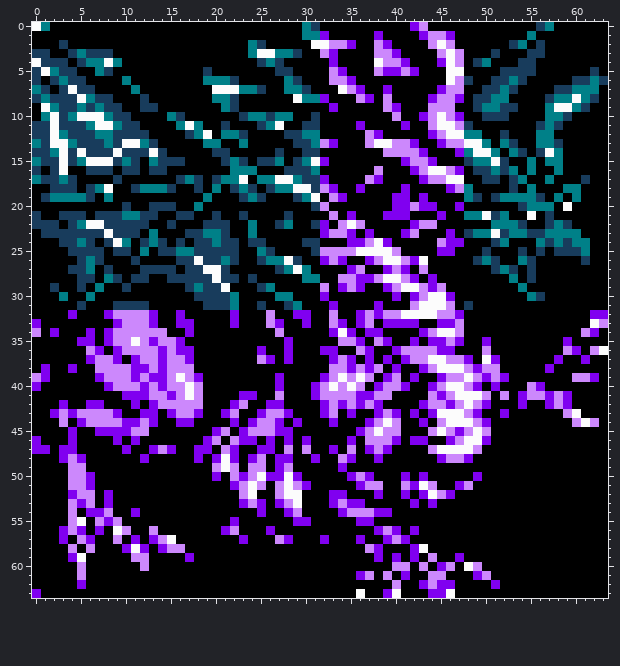
Pixel-art sprite: FF1Lib/imagedata/bosses/H.DRAGON.png. That is the earlier state.
The file is 64x64 pixels.
After the commit:
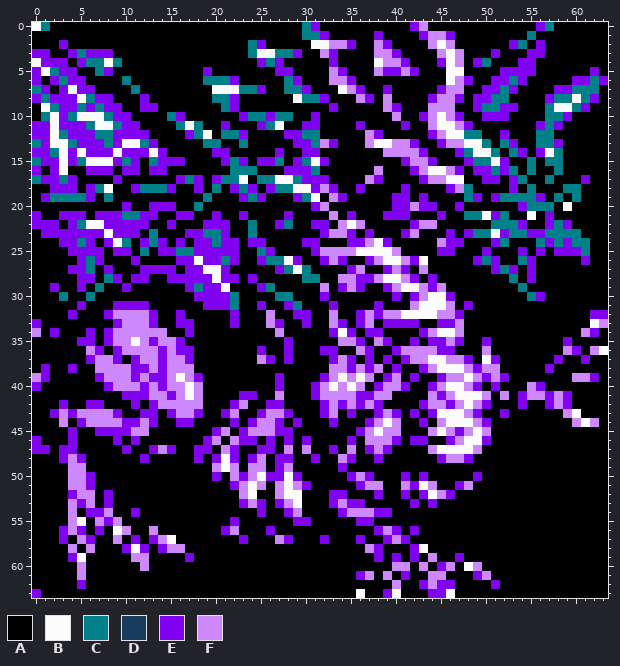
Palette (. is transparent): A #000000  B #fcfcfc  C #008088  D #183c5c  E #8000f0  F #cc88fc
From old to new:
y 0: x 31 D -> E; x 56 D -> E
y 2: x 3 D -> E; x 25 D -> E; x 53 D -> E; x 56 D -> E
y 3: x 0..1 DD -> EE; x 4 D -> E; x 6..8 DDD -> EEE; x 29 D -> E; x 51 D -> E; x 55..56 DD -> EE
y 4: x 1..3 DDD -> EEE; x 5 D -> E; x 25 D -> E; x 27 D -> E; x 49 D -> E; x 54..55 DD -> EE
y 5: x 0 D -> E; x 3..4 DD -> EE; x 8 D -> E; x 19 D -> E; x 27..28 DD -> EE; x 52..55 DDDD -> EEEE; x 62 D -> E
y 6: x 0 D -> E; x 2 D -> E; x 4..5 DD -> EE; x 22 D -> E; x 29 D -> E; x 48 D -> E; x 51..52 DD -> EE; x 54 D -> E; x 60..61 DD -> EE; x 63 D -> E
y 7: x 1 D -> E; x 3 D -> E; x 5..6 DD -> EE; x 25 D -> E; x 30 D -> E; x 50..51 DD -> EE; x 53 D -> E; x 58..59 DD -> EE
y 8: x 0 D -> E; x 2..4 DDD -> EEE; x 7..8 DD -> EE; x 12 D -> E; x 22 D -> E; x 49..50 DD -> EE; x 57 D -> E; x 62 D -> E
y 9: x 3..4 DD -> EE; x 6 D -> E; x 8..9 DD -> EE; x 12..13 DD -> EE; x 22 D -> E; x 49 D -> E; x 52..53 DD -> EE; x 61 D -> E
y 10: x 3 D -> E; x 9..10 DD -> EE; x 16 D -> E; x 23 D -> E; x 26 D -> E; x 31 D -> E; x 50..52 DDD -> EEE; x 59 D -> E
y 11: x 0..1 DD -> EE; x 3..5 DDD -> EEE; x 10..11 DD -> EE; x 21 D -> E; x 25 D -> E; x 30..31 DD -> EE; x 48 D -> E; x 56 D -> E; x 58 D -> E
y 12: x 0..1 DD -> EE; x 4..6 DDD -> EEE; x 9..12 DDDD -> EEEE; x 17 D -> E; x 23 D -> E; x 28..29 DD -> EE; x 52 D -> E
y 13: x 1 D -> E; x 5..7 DDD -> EEE; x 9 D -> E; x 13 D -> E; x 29..30 DD -> EE; x 53 D -> E; x 58 D -> E
y 14: x 0..1 DD -> EE; x 4 D -> E; x 6..8 DDD -> EEE; x 10..12 DDD -> EEE; x 14 D -> E; x 20..21 DD -> EE; x 27 D -> E; x 30..31 DD -> EE; x 54 D -> E; x 56 D -> E
y 15: x 1..2 DD -> EE; x 4 D -> E; x 9 D -> E; x 11 D -> E; x 14..16 DDD -> EEE; x 21 D -> E; x 23 D -> E; x 25..26 DD -> EE; x 29 D -> E; x 48 D -> E; x 52 D -> E
y 16: x 0 D -> E; x 2 D -> E; x 6..8 DDD -> EEE; x 10..11 DD -> EE; x 13..14 DD -> EE; x 28..30 DDD -> EEE; x 49..50 DD -> EE; x 52 D -> E
y 17: x 1..2 DD -> EE; x 4 D -> E; x 9 D -> E; x 16 D -> E; x 18 D -> E; x 20 D -> E; x 30..31 DD -> EE; x 50..51 DD -> EE; x 53 D -> E; x 61 D -> E
y 18: x 2..4 DDD -> EEE; x 6 D -> E; x 11 D -> E; x 15 D -> E; x 18 D -> E; x 22 D -> E; x 24 D -> E; x 26 D -> E; x 31 D -> E; x 53 D -> E
y 19: x 1 D -> E; x 6 D -> E; x 23 D -> E; x 25 D -> E; x 29 D -> E; x 49 D -> E; x 51 D -> E; x 56 D -> E
y 20: x 10 D -> E; x 13..15 DDD -> EEE; x 31 D -> E; x 54 D -> E
y 21: x 0 D -> E; x 3..5 DDD -> EEE; x 7..9 DDD -> EEE; x 12..13 DD -> EE; x 16..17 DD -> EE; x 20 D -> E; x 23 D -> E; x 28 D -> E; x 51 D -> E; x 57 D -> E
y 22: x 0..2 DDD -> EEE; x 4 D -> E; x 8..12 DDDDD -> EEEEE; x 15 D -> E; x 19..21 DDD -> EEE; x 27 D -> E; x 31 D -> E; x 54 D -> E; x 57 D -> E; x 59 D -> E
y 23: x 1..7 DDDDDDD -> EEEEEEE; x 9..11 DDD -> EEE; x 17..18 DD -> EE; x 21 D -> E; x 48 D -> E; x 52 D -> E; x 55..56 DD -> EE
y 24: x 3..4 DD -> EE; x 6 D -> E; x 8 D -> E; x 12 D -> E; x 14 D -> E; x 16 D -> E; x 18..19 DD -> EE; x 21..22 DD -> EE; x 24..25 DD -> EE; x 30..31 DD -> EE; x 51 D -> E; x 57 D -> E; x 59 D -> E
y 25: x 4..7 DDDD -> EEEE; x 9..10 DD -> EE; x 14..15 DD -> EE; x 18..22 DDDDD -> EEEEE; x 26 D -> E; x 31 D -> E; x 50 D -> E; x 54 D -> E; x 56 D -> E; x 58..60 DDD -> EEE
y 26: x 5 D -> E; x 7 D -> E; x 11 D -> E; x 16..17 DD -> EE; x 19..20 DD -> EE; x 22 D -> E; x 25 D -> E; x 29 D -> E; x 49 D -> E; x 51 D -> E; x 55 D -> E; x 61 D -> E
y 27: x 4..5 DD -> EE; x 8 D -> E; x 12..15 DDDD -> EEEE; x 17..18 DD -> EE; x 21 D -> E; x 27 D -> E; x 51 D -> E; x 53 D -> E; x 55 D -> E
y 28: x 5..6 DD -> EE; x 9 D -> E; x 11..12 DD -> EE; x 15..19 DDDDD -> EEEEE; x 21..22 DD -> EE; x 24 D -> E; x 55 D -> E
y 29: x 2 D -> E; x 5 D -> E; x 10 D -> E; x 17 D -> E; x 19..20 DD -> EE; x 25 D -> E
y 30: x 18..21 DDDD -> EEEE; x 56 D -> E
y 31: x 5 D -> E; x 9..12 DDDD -> EEEE; x 19..21 DDD -> EEE; x 25 D -> E; x 28 D -> E; x 48 D -> E
